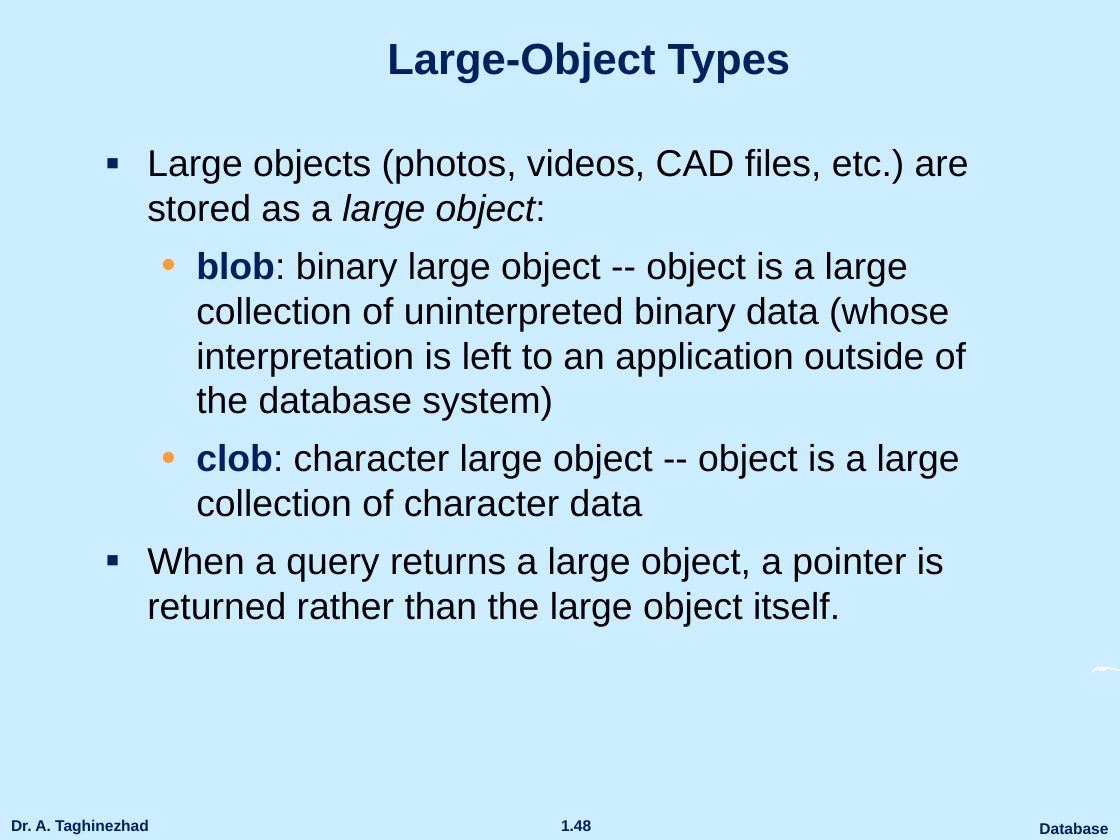
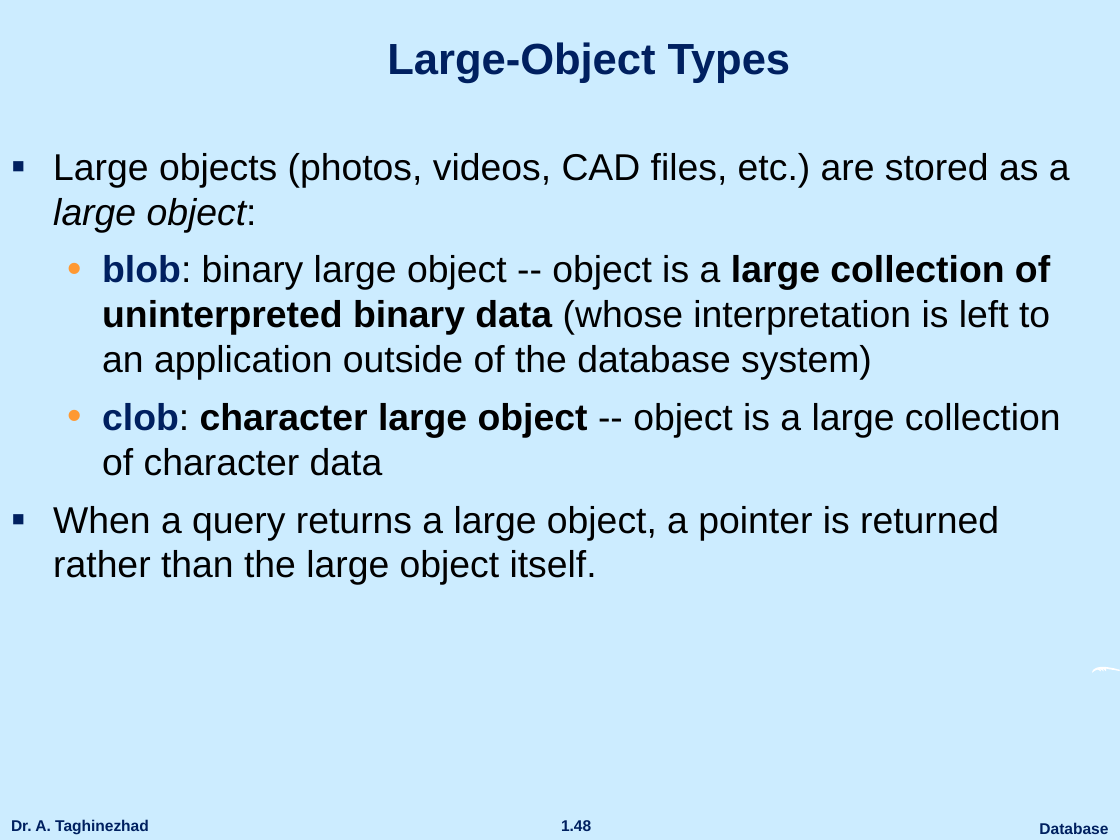
Before and after one commit to ataghinezhad/ataghinezhad.github.io, a slide deck: slide 48 of courses/downloads/temp/Database_Lec4.pptx. Drawn at 1120x840 pixels with LibreOffice and Linux fonts; fonts in the diff are those of the drawing; background and template pictures are left out. Boxes give left, top, right and bottom in pixels: in the first picture for what was removed or moved away, otherwise in the second. Text is boxed around its words. In the diff, an @@ line names an element or a change of style, - is before the commit and + after.

Commit message:
UPDATE DATABASE

```diff
--- a/courses/downloads/temp/Database_Lec4.pptx
+++ b/courses/downloads/temp/Database_Lec4.pptx
@@ text "Large objects (photos, videos, CAD ...": place and size @@
-text "Large objects (photos, videos, CAD ..." at box(147, 149, 969, 626)
+text "Large objects (photos, videos, CAD ..." at box(53, 153, 1070, 585)
@@ text at box(102, 255, 1061, 476): bold on in "large collection of uninterpreted binary data", "character large object" @@
```
Also in this commit, not shown: 17 other slides changed, 2 slides added.
